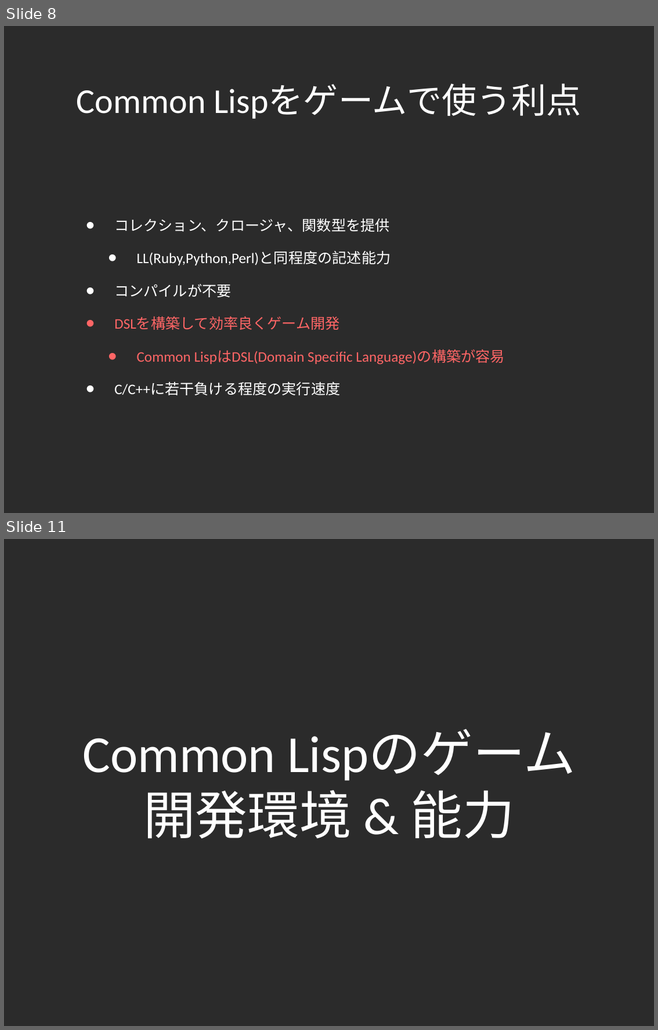
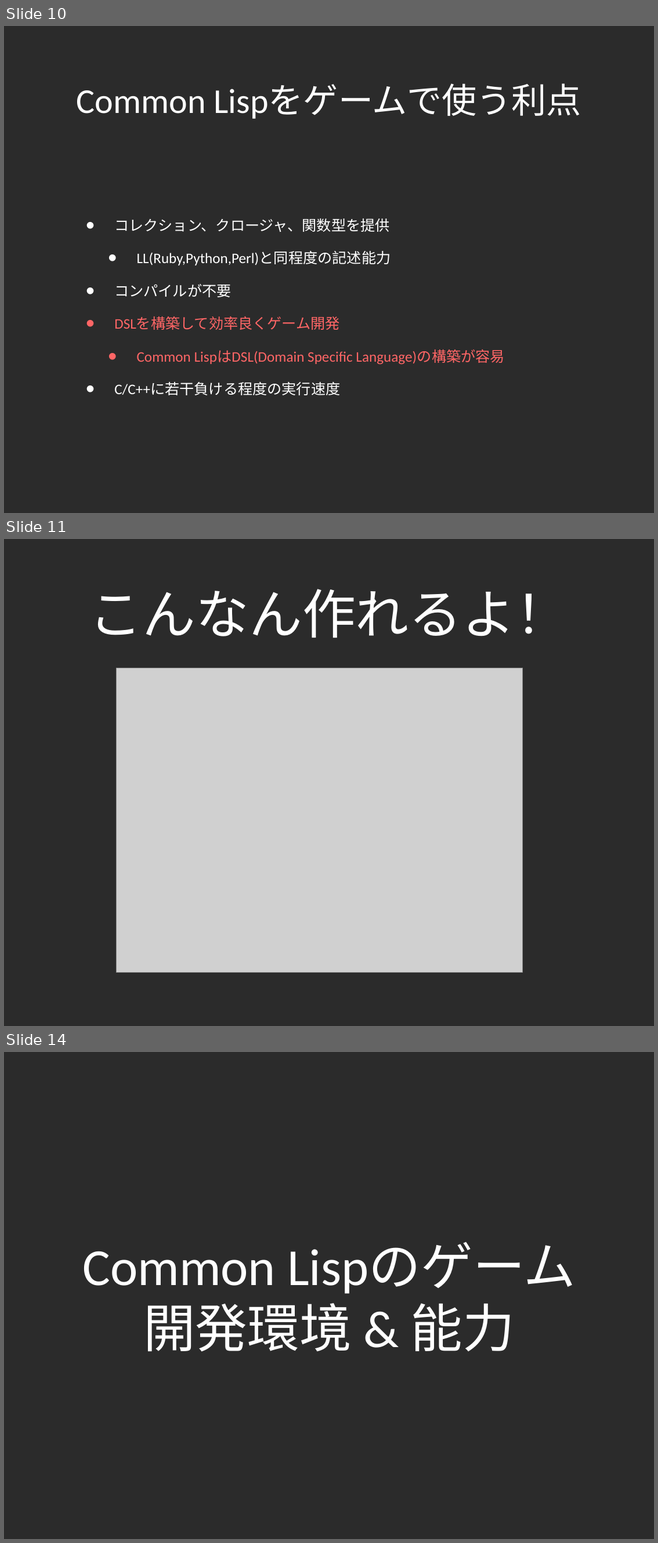
Before and after one commit to lambdasakura/doc, a slide deck: zengeren/fast_game_development_2010:02:12.ppt. Shown one above the other, each under a label of ours: slides 8 and 11 before the commit, slides 10, 11 and 14 after it; the slides between them are not shown. The pictures are 658x1030 and 658x1543 pixels, drawn with LibreOffice and Linux fonts; fonts in the diff are those of the drawing; grey boxes stand for pictures; background and template pictures are left out; a plain dark background stands for a picture behind light text. Boxes give left, top, right and bottom in pixels: in the first picture for what was removed or moved away, otherwise in the second. Text is boxed around its words. In the diff, an @@ line names an element or a change of style, - is before the commit and + after.

```diff
--- a/zengeren/fast_game_development_2010:02:12.ppt
+++ b/zengeren/fast_game_development_2010:02:12.ppt
@@ slide 11 added at (4, 539, 654, 1026), background picture (left out) @@
@@ title added at (89, 589, 569, 638), 84 pt, text #FFFFFF @@
+こんなん作れるよ！
@@ picture added at (117, 668, 523, 972) @@
@@ what was slide 8 is now slide 10 @@
@@ what was slide 11 is now slide 14 @@
```
Also in this commit, not shown: 6 slides changed, 7 other slides added, 1 slide removed, 1 other file.
